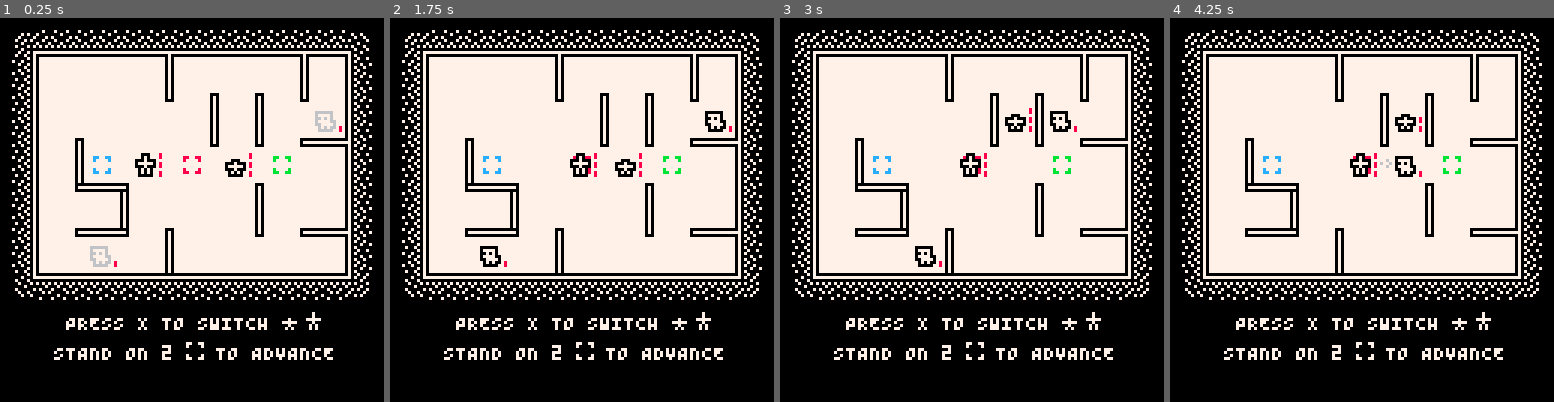
Above: before the commit, frames 1-4 (left to right).
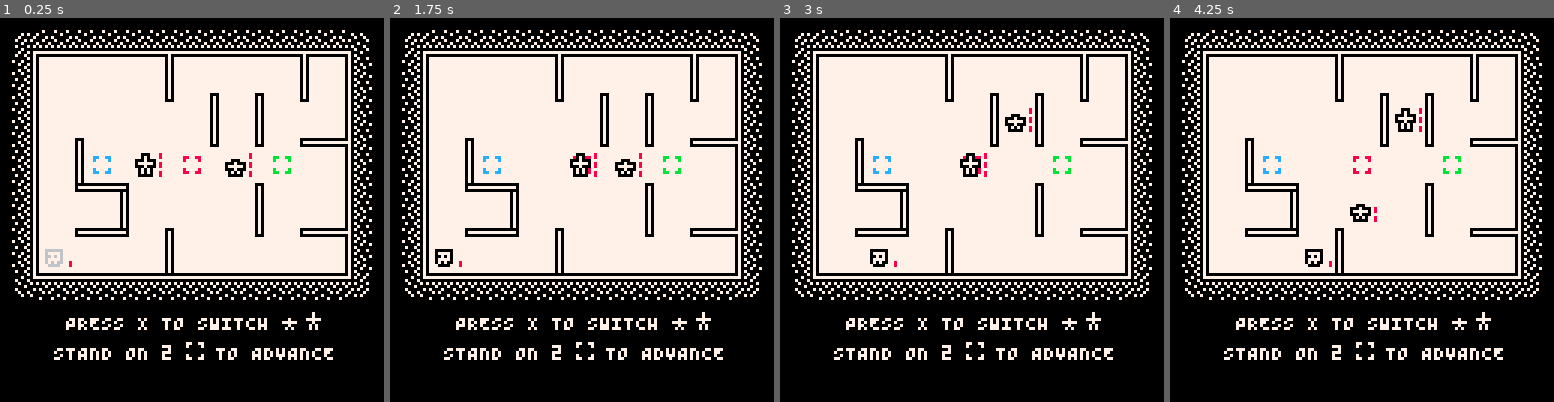
Above: after the commit, the same moments.

Repository: taylordolan/grid-folks
Game: PICO-8 cartridge grid_folks.p8
Same seed, same stepped clock (60 frames per second), same inputs: the game is played once before the commit and once after it.
Inputs:
- Up to frame 1 (0.25 s): no input
- Up to frame 2 (1.75 s): tap X (X key) at 0.33, 1.07 s; tap O (Z key) at 0.7, 1.7 s; hold Right from 1.6 s (still down)
- Up to frame 3 (3 s): tap X (X key) at 1.85, 2.97 s; release Right at 2.1 s; tap O (Z key) at 2.1, 2.5, 2.9 s; hold Up 2.15-2.42 s; hold Right from 2.47 s (still down)
- Up to frame 4 (4.25 s): release Right at 3.03 s; hold Left 3.08-3.58 s; tap O (Z key) at 3.3, 3.7, 4.1 s; hold Down 3.63-3.97 s; hold Right from 4.02 s (still down); tap X (X key) at 4.08 s

The runs differ from the first frame. In frame 1, 0.5% of the frame differs, in the area x 11-90%, y 24-65%; in frame 2, 0.5%; in frame 3, 0.5%; in frame 4, 0.9%, in the area x 35-66%, y 23-65%.

Commit message:
change enemy health bars to show potential damage

Diff:
--- a/grid_folks.p8
+++ b/grid_folks.p8
@@ -5,13 +5,10 @@
 -- taylor d
 
 -- todo
--- [x] wait animations for timid enemies
--- [x] fix bug: grow enemies will move into a stationary timid enemy's space
--- [ ] change enemy health bars to show potential damage
--- [ ] figure out the timid enemy pathfinding crash
+-- [ ] fix instructions view
+-- [ ] update text effect style
 
 -- optimizations
--- [ ] fix redundancy between get_step_to_friend and get_step_to_hero
 -- [ ] combine functions for creating wall_right and wall_down
 
 -- game state that gets refreshed on restart
@@ -110,7 +107,7 @@
 
 	-- spawn stuff
 	spawn_rates = {
-		[001] = 12,
+		[001] = 6,
 		[040] = 10,
 		[080] = 8,
 		[120] = 7,
@@ -121,7 +118,7 @@
 		[320] = 2,
 	}
   spawn_bags = {
-    [001] = {"timid", "grow"},
+    [001] = {"timid"},
     [040] = {"dash","timid"},
     [080] = {"dash","timid","slime"},
     [120] = {"dash","timid","slime","grow"},
@@ -585,7 +582,7 @@
 
 		-- draw the sprite and the hero's health
 		spr(sprite, sx, sy)
-		draw_health(sx, sy, self.health, 8)
+		draw_health(sx, sy, self.health, 0, 8)
 
 		self:end_draw()
 	end
@@ -601,6 +598,7 @@
   _e.target_type = "hero"
 	_e.stunned = true
 	_e.health = 2
+  _e.is_target = 0
 	_e.list = enemies
   _e.target = nil
   _e.step = nil
@@ -716,10 +714,11 @@
 
 		-- draw the enemy and its health
 		spr(sprite, sx, sy)
-		draw_health(sx, sy, self.health, 8)
+    local _t = self.is_target == 012 and 3 or self.is_target > 0 and 1 or 0
+		draw_health(sx, sy, self.health, _t, 8)
 
 		-- draw crosshairs
-		if self.health >= 1 and self.is_target then
+		if self.health >= 1 and self.is_target > 006 then
       pal(006, self.is_target)
       spr(002, sx, sy)
 		end
@@ -1177,8 +1176,14 @@
 	return b
 end
 
-function draw_health(x_pos, y_pos, amount, offset)
-	for i = 1, amount do
+function draw_health(x_pos, y_pos, current, threatened, offset)
+  -- draw current amount of health in dark red
+	for i = 1, current do
+		pset(x_pos + offset, y_pos + 10 - i * 3, 002)
+		pset(x_pos + offset, y_pos + 9 - i * 3, 002)
+	end
+  -- draw current - threatened amount of health in light red
+  for i = 1, current - threatened do
 		pset(x_pos + offset, y_pos + 10 - i * 3, 008)
 		pset(x_pos + offset, y_pos + 9 - i * 3, 008)
 	end
@@ -1545,12 +1550,14 @@
 end
 
 function crosshairs()
+  local h = active_hero()
 	for next in all(enemies) do
-		next.is_target = false
-		-- next.is_jump_target = false
-	end
-  local h = active_hero()
-  for d in all({{0, -1}, {0, 1}, {-1, 0}, {1, 0}}) do
+		next.is_target = 0
+    if distance(tile(h), tile(next)) == 1 then
+      next.is_target = 006
+    end
+	end
+  for d in all(o_dirs) do
     if h.shoot then
       local targets = get_ranged_targets(h, d)
       for next in all(targets) do
